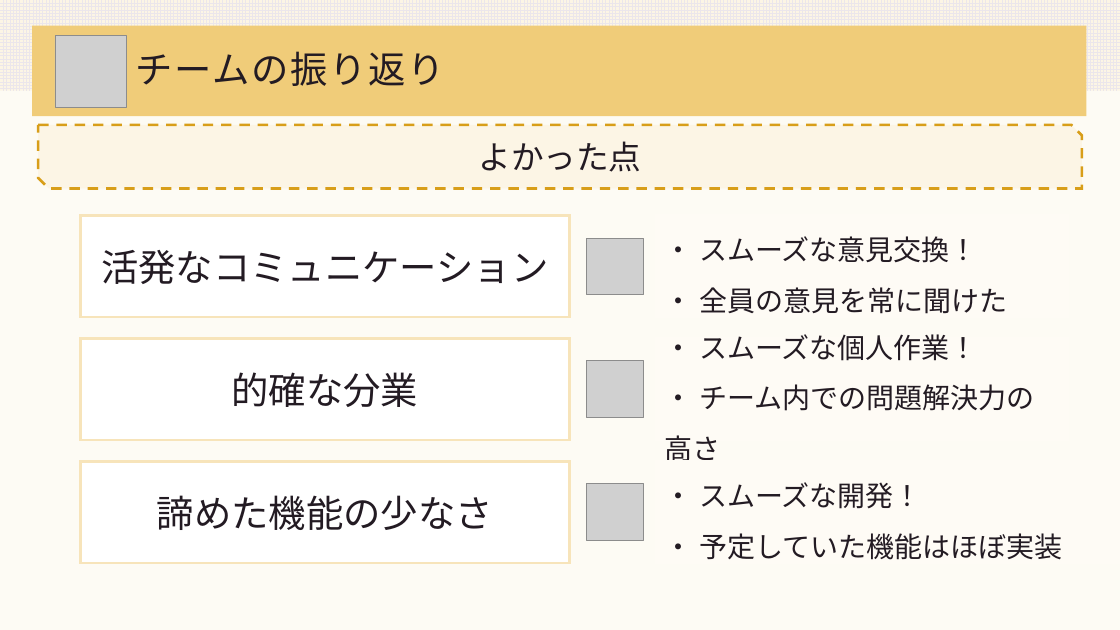
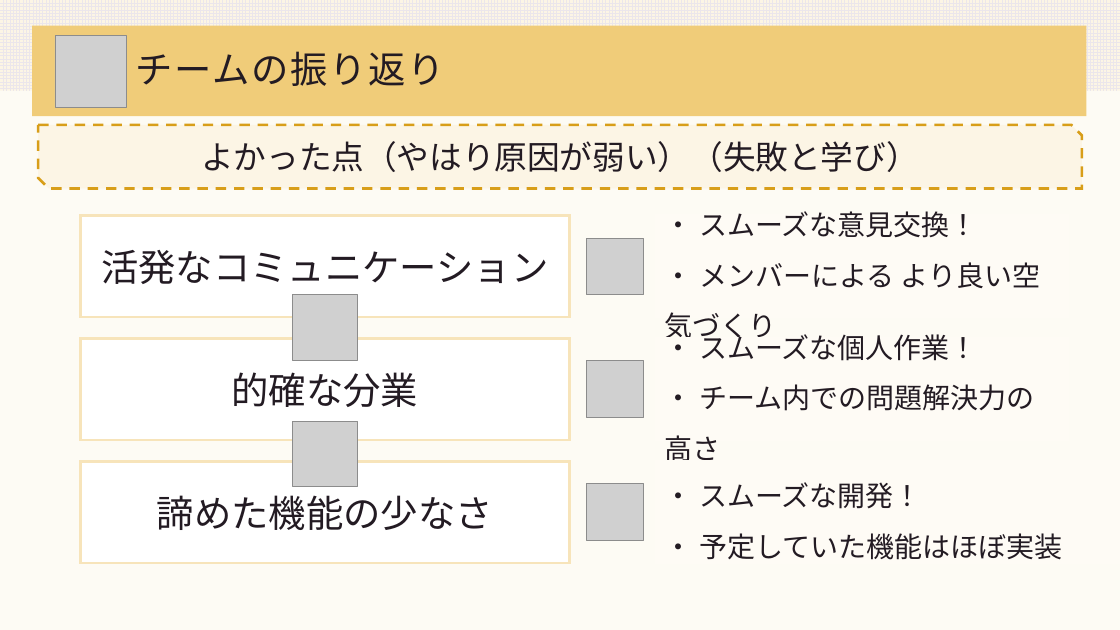
Before and after one commit to DOJO-2021/A-4, a slide deck: slide 16 of documents/worldMap発表資料.pptx (slide 19 before the commit). Drawn at 1120x630 pixels with LibreOffice and Linux fonts; fonts in the diff are those of the drawing; grey boxes stand for pictures. Boxes give left, top, right and bottom in pixels: in the first picture for what was removed or moved away, otherwise in the second. Text is boxed around its words. In the diff, an @@ line names an element or a change of style, - is before the commit and + after.

```diff
--- a/documents/worldMap発表資料.pptx
+++ b/documents/worldMap発表資料.pptx
@@ text in snip diag rect at box(201, 141, 919, 172): text changed @@
-よかった点
+よかった点（やはり原因が弱い）（失敗と学び）
@@ text in rectangle at box(665, 262, 1040, 344): text changed @@
-・ 全員の意見を常に聞けた
+・ メンバーによる より良い空気づくり
@@ picture added at box(292, 295, 358, 360) @@
@@ picture added at box(292, 421, 358, 486) @@
```
Also in this commit, not shown: 8 other slides changed, 2 slides added, 3 slides removed.
